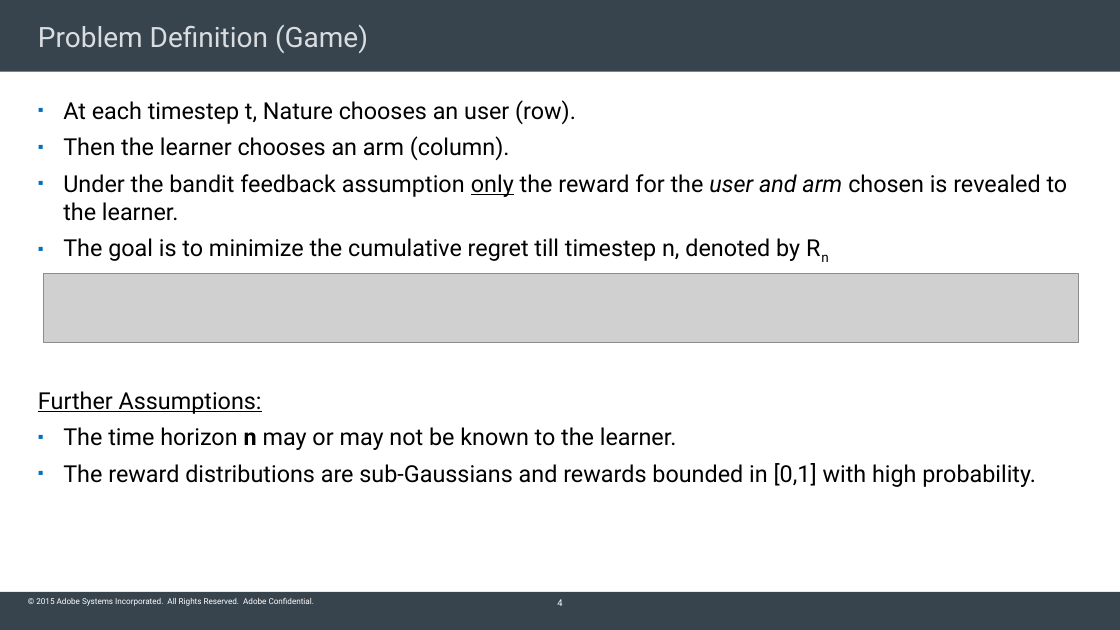
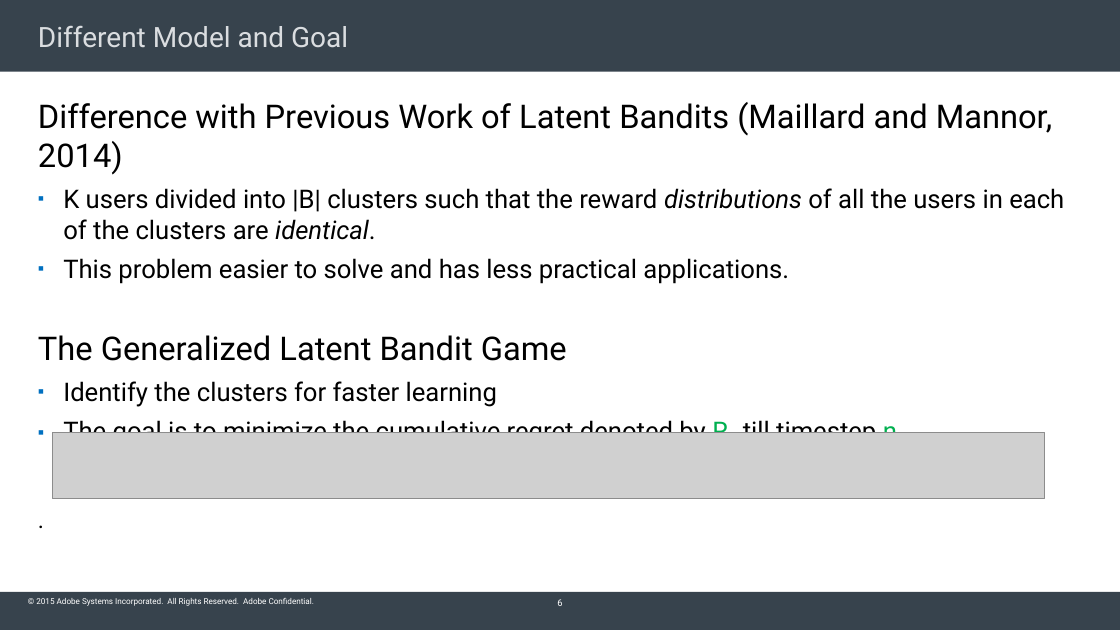
Before and after one commit to Subhojyoti/Adobe_Intern, a slide deck: slide 6 of Adobe PPT/Subho_Inception_talk.pptx (slide 4 before the commit). Drawn at 1120x630 pixels with LibreOffice and Linux fonts; fonts in the diff are those of the drawing; grey boxes stand for pictures; background and template pictures are left out. Boxes give left, top, right and bottom in pixels: in the first picture for what was removed or moved away, otherwise in the second. Text is boxed around its words. In the diff, an @@ line names an element or a change of style, - is before the commit and + after.

```diff
--- a/Adobe PPT/Subho_Inception_talk.pptx
+++ b/Adobe PPT/Subho_Inception_talk.pptx
@@ title at <box>38,25,348,48</box>: text changed @@
-Problem Definition (Game)
+Different Model and Goal
@@ text at <box>38,102,1064,433</box>: text changed; size 20 to 22 pt @@
-▪ At each timestep t, Nature chooses an user (row).
-▪ Then the learner chooses an arm (column).
-▪ Under the bandit feedback assumption only the reward for the user and arm chosen is revealed to the learner.
-▪ The goal is to minimize the cumulative regret till timestep n, denoted by Rn
-Further Assumptions:
-▪ The time horizon n may or may not be known to the learner.
-▪ The reward distributions are sub-Gaussians and rewards bounded in [0,1] with high probability.
+Difference with Previous Work of Latent Bandits (Maillard and Mannor, 2014)
+▪ K users divided into |B| clusters such that the reward distributions of all the users in each of the clusters are identical.
+▪ This problem easier to solve and has less practical applications.
+The Generalized Latent Bandit Game
+▪ Identify the clusters for faster learning
+▪ The goal is to minimize the cumulative regret denoted by Rn till timestep n,
+.
@@ picture: place and size @@
-picture at <box>44,273,1079,342</box>
+picture at <box>52,433,1044,499</box>
@@ page number at <box>557,599,562,606</box>: text changed @@
-4
+6
```
Also in this commit, not shown: 1 other slide changed, 3 slides added, 6 other files.
